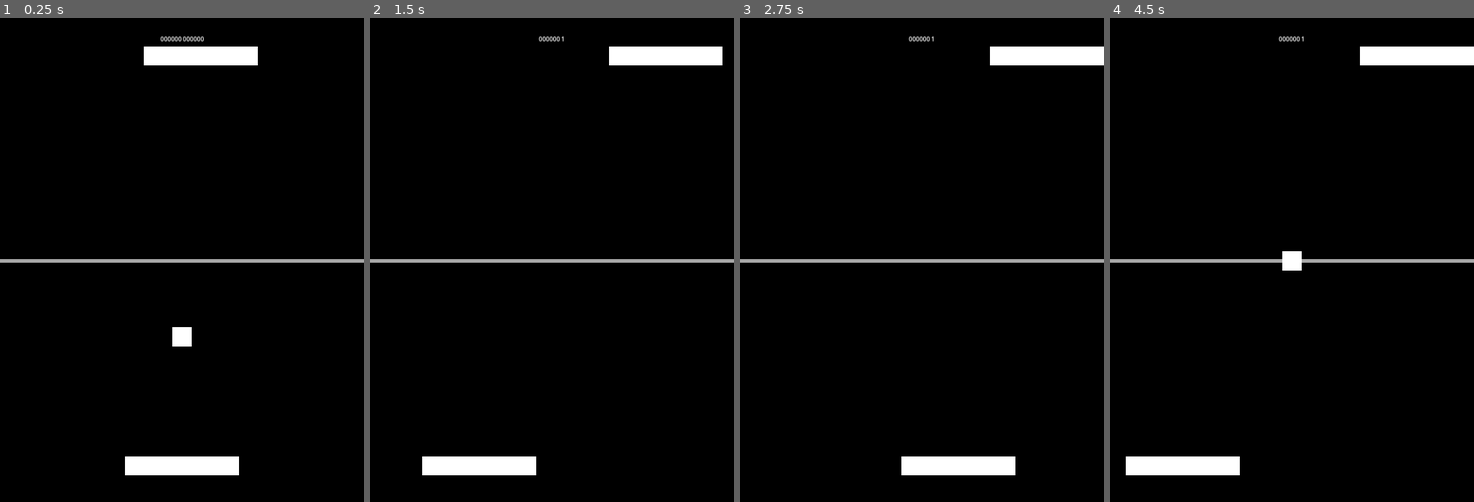
Above: before the commit, frames 1-4 (left to right).
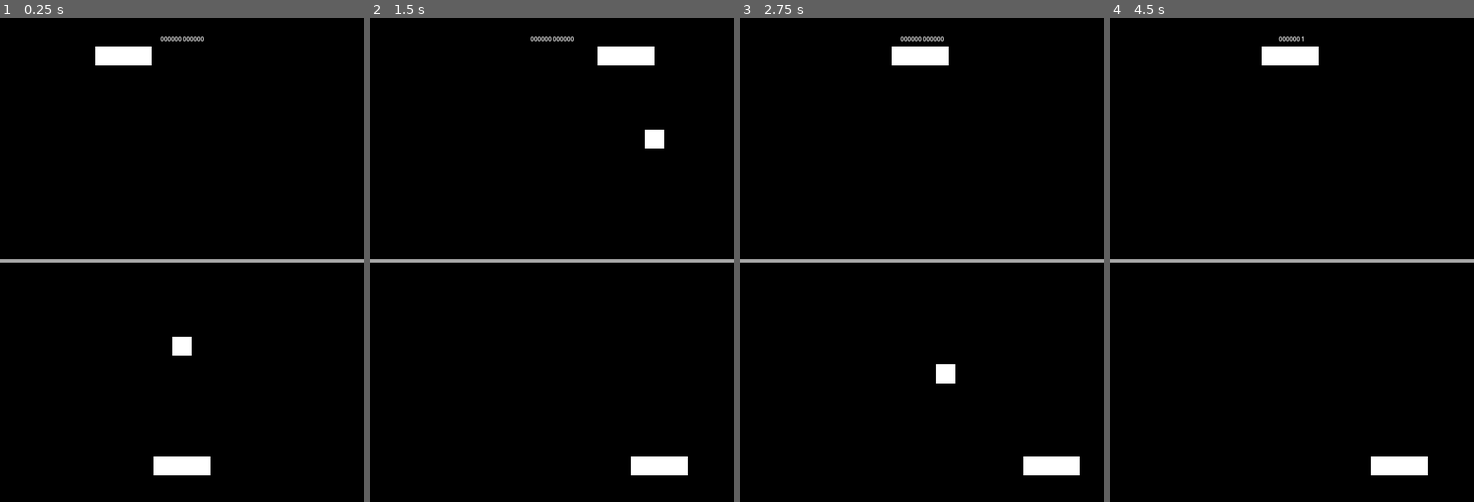
Above: after the commit, the same moments.

Repository: AlixBarreaux/pong-bup
Game: Godot game, scene res://scenes/game.tscn
Same seed, same stepped clock (60 frames per second), same inputs: the game is played once before the commit and once after it.
Inputs (mouse positions are in pixels of both pictures, inside the frame that each line leads up to):
- Up to frame 1 (0.25 s): no input
- Up to frame 2 (1.5 s): move the mouse to (632, 235) at 0.52 s; hold D (move_right, bound only after the commit) 0.53-1.28 s; move the mouse to (479, 284) at 1.27 s; hold A (move_left, bound only after the commit) from 1.28 s (still down)
- Up to frame 3 (2.75 s): move the mouse to (958, 153) at 2.02 s; release A (move_left, bound only after the commit) at 2.03 s; hold D (move_right, bound only after the commit) from 2.03 s (still down)
- Up to frame 4 (4.5 s): move the mouse to (1273, 356) at 2.77 s; tap Enter at 3.5 s; move the mouse to (1401, 332) at 3.52 s; release D (move_right, bound only after the commit) at 3.53 s; hold A (move_left, bound only after the commit) from 3.53 s (still down); move the mouse to (1182, 187) at 4.27 s

The runs differ from the first frame. In frame 1, 2.5% of the frame differs, in the area x 26-71%, y 5-95%; in frame 2, 3.0%; in frame 3, 4.0%, in the area x 41-100%, y 3-95%; in frame 4, 3.9%.

Commit message:
Feat: Modify paddle controllers
AI controller now has a primitive AI working. (Needs refactor)

Player controller can move with keys / joypad left stick.

Diff:
--- a/project.godot
+++ b/project.godot
@@ -38,6 +38,21 @@
 
 theme/custom="res://resources/themes/main_theme.tres"
 
+[input]
+
+move_left={
+"deadzone": 0.5,
+"events": [Object(InputEventKey,"resource_local_to_scene":false,"resource_name":"","device":-1,"window_id":0,"alt_pressed":false,"shift_pressed":false,"ctrl_pressed":false,"meta_pressed":false,"pressed":false,"keycode":0,"physical_keycode":65,"key_label":0,"unicode":113,"echo":false,"script":null)
+, Object(InputEventJoypadMotion,"resource_local_to_scene":false,"resource_name":"","device":-1,"axis":0,"axis_value":-1.0,"script":null)
+]
+}
+move_right={
+"deadzone": 0.5,
+"events": [Object(InputEventKey,"resource_local_to_scene":false,"resource_name":"","device":-1,"window_id":0,"alt_pressed":false,"shift_pressed":false,"ctrl_pressed":false,"meta_pressed":false,"pressed":false,"keycode":0,"physical_keycode":68,"key_label":0,"unicode":100,"echo":false,"script":null)
+, Object(InputEventJoypadMotion,"resource_local_to_scene":false,"resource_name":"","device":-1,"axis":0,"axis_value":1.0,"script":null)
+]
+}
+
 [layer_names]
 
 2d_physics/layer_1="environment"
--- a/scenes/actors/ball.tscn
+++ b/scenes/actors/ball.tscn
@@ -1,6 +1,6 @@
 [gd_scene load_steps=3 format=3 uid="uid://bltkhljwl7yp4"]
 
-[ext_resource type="Script" path="res://scripts/ball.gd" id="1_b6qj4"]
+[ext_resource type="Script" path="res://scripts/actors/ball.gd" id="1_b6qj4"]
 
 [sub_resource type="RectangleShape2D" id="RectangleShape2D_l5bkv"]
 size = Vector2(50, 50)
@@ -8,6 +8,7 @@
 [node name="Ball" type="CharacterBody2D" groups=["balls"]]
 collision_layer = 4
 collision_mask = 3
+motion_mode = 1
 script = ExtResource("1_b6qj4")
 
 [node name="Polygon2D" type="Polygon2D" parent="."]
--- a/scenes/actors/paddles/paddle.tscn
+++ b/scenes/actors/paddles/paddle.tscn
@@ -1,18 +1,18 @@
 [gd_scene load_steps=3 format=3 uid="uid://rvbjvyssn2oa"]
 
-[ext_resource type="Script" path="res://scripts/paddle.gd" id="1_6x57x"]
+[ext_resource type="Script" path="res://scripts/actors/paddle.gd" id="1_6x57x"]
 
 [sub_resource type="RectangleShape2D" id="RectangleShape2D_vgm5n"]
-size = Vector2(300, 50)
+size = Vector2(150, 50)
 
-[node name="Paddle" type="CharacterBody2D" groups=["paddles"]]
+[node name="Paddle" type="StaticBody2D" groups=["paddles"]]
 collision_layer = 2
 collision_mask = 5
 script = ExtResource("1_6x57x")
 
 [node name="Polygon2D" type="Polygon2D" parent="."]
-position = Vector2(-150, -25)
-polygon = PackedVector2Array(0, 0, 300, 0, 300, 50, 0, 50)
+position = Vector2(-75, -25)
+polygon = PackedVector2Array(0, 0, 150, 0, 150, 50, 0, 50)
 
 [node name="CollisionShape2D" type="CollisionShape2D" parent="."]
 shape = SubResource("RectangleShape2D_vgm5n")
--- a/scenes/actors/paddles/paddle_player.tscn
+++ b/scenes/actors/paddles/paddle_player.tscn
@@ -1,8 +1,8 @@
 [gd_scene load_steps=3 format=3 uid="uid://co0udj3q0ck3u"]
 
 [ext_resource type="PackedScene" uid="uid://rvbjvyssn2oa" path="res://scenes/actors/paddles/paddle.tscn" id="1_kfxov"]
-[ext_resource type="PackedScene" uid="uid://c8wsten5kqbp3" path="res://scenes/controllers-paddle/controller_paddle_player.tscn" id="2_qo3ou"]
+[ext_resource type="PackedScene" uid="uid://c8wsten5kqbp3" path="res://scenes/controllers-paddle/controller_paddle_player_keyboard.tscn" id="2_bjar8"]
 
 [node name="PaddlePlayer" instance=ExtResource("1_kfxov")]
 
-[node name="ControllerPaddlePlayer" parent="." index="2" instance=ExtResource("2_qo3ou")]
+[node name="ControllerPaddlePlayer" parent="." index="2" instance=ExtResource("2_bjar8")]
--- a/scenes/controllers-paddle/controller_paddle_ai.tscn
+++ b/scenes/controllers-paddle/controller_paddle_ai.tscn
@@ -5,3 +5,8 @@
 
 [node name="ControllerPaddleAI" instance=ExtResource("1_pde2m")]
 script = ExtResource("1_dt8gg")
+
+[node name="ReactionTimer" type="Timer" parent="." index="0"]
+one_shot = true
+
+[connection signal="timeout" from="ReactionTimer" to="." method="_on_reaction_timer_timeout"]
--- a/scenes/controllers-paddle/controller_paddle_player.tscn
+++ /dev/null
@@ -1,7 +0,0 @@
-[gd_scene load_steps=3 format=3 uid="uid://c8wsten5kqbp3"]
-
-[ext_resource type="PackedScene" uid="uid://ct4ev88x1qgv2" path="res://scenes/controllers-paddle/controller_paddle.tscn" id="1_3ycvu"]
-[ext_resource type="Script" path="res://scripts/controllers-paddle/controller_paddle_player.gd" id="1_qpnx5"]
-
-[node name="ControllerPaddlePlayer" instance=ExtResource("1_3ycvu")]
-script = ExtResource("1_qpnx5")
--- /dev/null
+++ b/scenes/controllers-paddle/controller_paddle_player_keyboard.tscn
@@ -0,0 +1,7 @@
+[gd_scene load_steps=3 format=3 uid="uid://c8wsten5kqbp3"]
+
+[ext_resource type="PackedScene" uid="uid://ct4ev88x1qgv2" path="res://scenes/controllers-paddle/controller_paddle.tscn" id="1_vcqfe"]
+[ext_resource type="Script" path="res://scripts/controllers-paddle/controller_paddle_player_keyboard.gd" id="2_alstv"]
+
+[node name="ControllerPaddlePlayerKeyboard" instance=ExtResource("1_vcqfe")]
+script = ExtResource("2_alstv")
--- a/scenes/level.tscn
+++ b/scenes/level.tscn
@@ -36,7 +36,7 @@
 position = Vector2(480, 1180)
 
 [node name="PaddleAI" parent="Actors/Paddles" instance=ExtResource("5_byl24")]
-position = Vector2(480, 100)
+position = Vector2(209, 100)
 
 [node name="GoalDetectors" parent="." node_paths=PackedStringArray("balls") instance=ExtResource("3_kh5r0")]
 balls = NodePath("../Actors/Balls")
--- a/scripts/ball.gd
+++ b/scripts/actors/ball.gd
@@ -8,7 +8,7 @@
 # Used by other scenes calculating their own boundaries
 @onready var colli_shape_square_extents: float = collision_shape_2d.get_shape().get_size().x
 
-@export var speed: float = 800.0
+@export var speed: float = 900.0
 var direction: Vector2 = Vector2(0.0, 0.0)
 
 
@@ -66,6 +66,8 @@
 	self.kicker_team_id = randi_range(1, Global.team_count)
 
 
+signal collided_with_paddle(paddle: Paddle)
+
 func _physics_process(_delta: float) -> void:
 	self.velocity = Vector2(0.0, 0.0)
 
@@ -81,6 +83,7 @@
 			direction.x = new_direction_x
 			self.direction.y *= -1
 			direction = direction.normalized()
+			collided_with_paddle.emit(paddle)
 		else:
 			direction = direction.bounce(collision.get_normal())
 
--- /dev/null
+++ b/scripts/actors/paddle.gd
@@ -0,0 +1,41 @@
+extends StaticBody2D
+class_name Paddle
+
+
+@export var speed: float = 500.0
+var direction: Vector2 = Vector2(0.0, 0.0)
+
+
+@onready var collision_shape_2d: CollisionShape2D = $CollisionShape2D
+@onready var coll_shape: Shape2D = collision_shape_2d.get_shape()
+@onready var coll_shape_size: Vector2 = coll_shape.get_size()
+
+
+func get_width() -> float:
+	return coll_shape_size.x
+
+func get_height() -> float:
+	return coll_shape_size.y
+
+
+func get_half_width() -> float:
+	return self.get_width() / 2
+
+func get_half_height() -> float:
+	return self.get_height() / 2
+
+
+var velocity: Vector2 = Vector2(0.0, 0.0)
+
+#@onready var initial_position: Vector2 = self.get_global_position()
+
+func _physics_process(delta: float) -> void:
+	#self.set_velocity(Vector2(0.0, 0.0))
+	self.velocity = self.direction * self.speed * delta
+	self.global_position += self.velocity
+
+	#self.set_velocity(self.direction * self.speed)
+	#self.set_velocity(Vector2((self.direction.x * self.speed), 0.0))
+
+	#self.move_and_slide()
+	#self.set_global_position(Vector2(get_global_position().x, initial_position.y))
--- a/scripts/controllers-paddle/controller_paddle.gd
+++ b/scripts/controllers-paddle/controller_paddle.gd
@@ -7,17 +7,6 @@
 
 func _ready() -> void:
 	if paddle == null:
-		paddle = self.get_parent()
+		if self.get_parent() is Paddle:
+			paddle = self.get_parent()
 	assert(paddle != null)
-
-
-#enum CardinalDirectionsFour {
-	#Left,
-	#Right,
-	#Up,
-	#Down
-#}
-#
-#func move() -> void:
-	#match CardinalDirectionsFour:
-		#
--- a/scripts/controllers-paddle/controller_paddle_ai.gd
+++ b/scripts/controllers-paddle/controller_paddle_ai.gd
@@ -6,14 +6,104 @@
 var ball_position: Vector2 = Vector2(0.0, 0.0)
 
 
+
+
+
 func _ready() -> void:
 	ball = get_tree().get_first_node_in_group("balls")
 	assert(ball != null)
 
+	ball.collided_with_paddle.connect(on_collided_with_paddle)
+	self.set_state(self.initial_state)
+
+
+func chase_ball() -> void:
+	if ball_position.x < paddle.global_position.x - paddle.get_half_width():
+		paddle.direction.x = -1.0
+		print("Chase ball to the left!")
+	elif ball_position.x > paddle.global_position.x + paddle.get_half_width():
+		paddle.direction.x = 1.0
+		print("Chase ball to the right!")
+	else:
+		self.stop()
+
+
+func move_to_arena_center_x() -> void:
+	var arena_center_position_x: float = ViewportCalculations.get_half_viewport_width()
+	var distance_x_between_paddle_and_arena_center: float = absf(arena_center_position_x - paddle.get_global_position().x)
+
+	if distance_x_between_paddle_and_arena_center < 5.0:
+		self.set_state(States.Stopped)
+	else:
+		if paddle.get_global_position().x < arena_center_position_x:
+			paddle.direction.x = 1.0
+		else:
+			paddle.direction.x = -1.0
+
+
+func stop() -> void:
+	paddle.direction.x = 0.0
+
+
+func on_collided_with_paddle(sent_paddle: Paddle) -> void:
+	if sent_paddle == self.paddle:
+		self.set_state(States.MovingToArenaCenter)
+	else:
+		self.set_state(States.Wait)
+
+
+enum States {
+	MovingToArenaCenter,
+	Stopped,
+	Wait,
+	ChaseBall
+}
+
+var initial_state: States = States.MovingToArenaCenter
+
+var state: States = States.MovingToArenaCenter
+
+func set_state(new_state: States) -> void:
+	self.state = new_state
+	prevent_loop_through_same_state = false
+
+
+@onready var reaction_timer: Timer = $ReactionTimer
+
+var min_reaction_time: float = 0.2
+var max_reaction_time: float = 0.4
+
+var prevent_loop_through_same_state: bool = false
 
 func _physics_process(_delta: float) -> void:
 	ball_position = ball.global_position
-	#paddle.global_position.x = ball_position.x
 
-	paddle.velocity.x = paddle.speed
-	paddle.move_and_slide()
+	match state:
+		States.MovingToArenaCenter:
+			move_to_arena_center_x()
+			print("Move to center!")
+		States.Stopped:
+			if prevent_loop_through_same_state:
+				print("Locked state!")
+				return
+			self.stop()
+			prevent_loop_through_same_state = true
+			print("Stop!")
+		States.Wait:
+			if prevent_loop_through_same_state:
+				print("Locked state!")
+				return
+			reaction_timer.set_wait_time(randf_range(min_reaction_time, max_reaction_time))
+			reaction_timer.start()
+			prevent_loop_through_same_state = true
+			print("Reaction timer started!")
+		States.ChaseBall:
+			self.chase_ball()
+			print("Chase ball!")
+		_:
+			printerr("(!) ERROR: In " + self.get_name() + ": Unrecognized state!")
+
+
+func _on_reaction_timer_timeout() -> void:
+	self.set_state(States.ChaseBall)
+	print("Timeout!")
--- a/scripts/controllers-paddle/controller_paddle_player.gd
+++ b/scripts/controllers-paddle/controller_paddle_player_keyboard.gd
@@ -3,4 +3,4 @@
 
 
 func _physics_process(_delta: float) -> void:
-	paddle.global_position.x = get_global_mouse_position().x
+	paddle.direction.x = Input.get_axis("move_left", "move_right")
--- a/scripts/paddle.gd
+++ /dev/null
@@ -1,24 +0,0 @@
-extends CharacterBody2D
-class_name Paddle
-
-
-@export var speed: float = 200.0
-
-
-@onready var collision_shape_2d: CollisionShape2D = $CollisionShape2D
-@onready var coll_shape: Shape2D = collision_shape_2d.get_shape()
-@onready var coll_shape_size: Vector2 = coll_shape.get_size()
-
-
-func get_width() -> float:
-	return coll_shape_size.x
-
-func get_height() -> float:
-	return coll_shape_size.y
-
-
-func get_half_width() -> float:
-	return self.get_width() / 2
-
-func get_half_height() -> float:
-	return self.get_height() / 2
